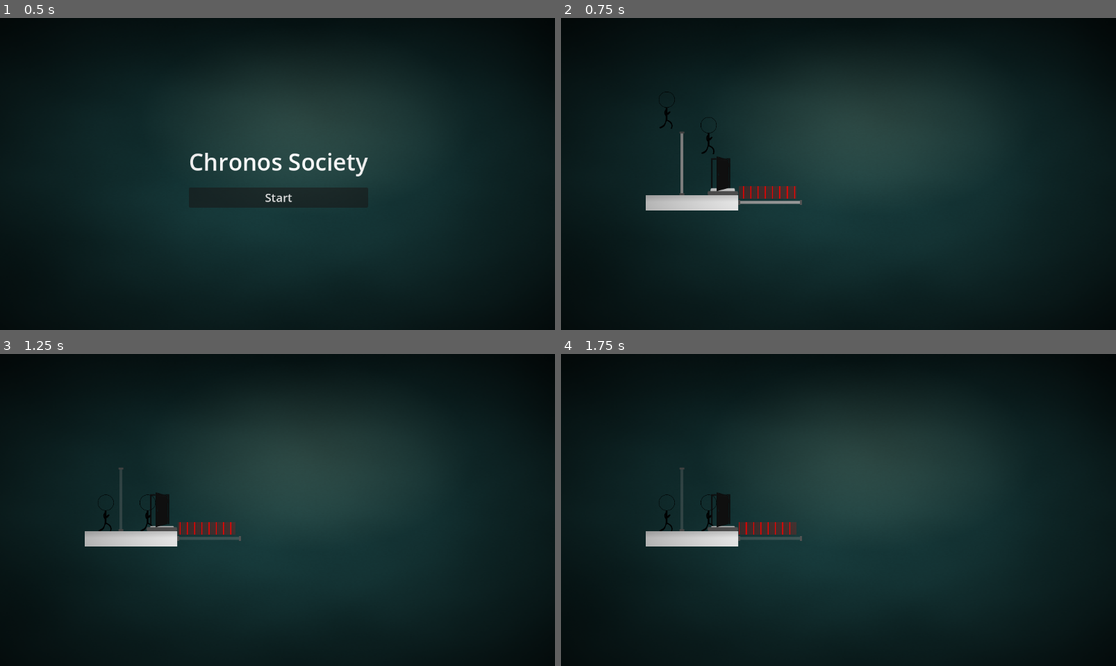
Above: before the commit, frames 1-4 (two rows, left to right).
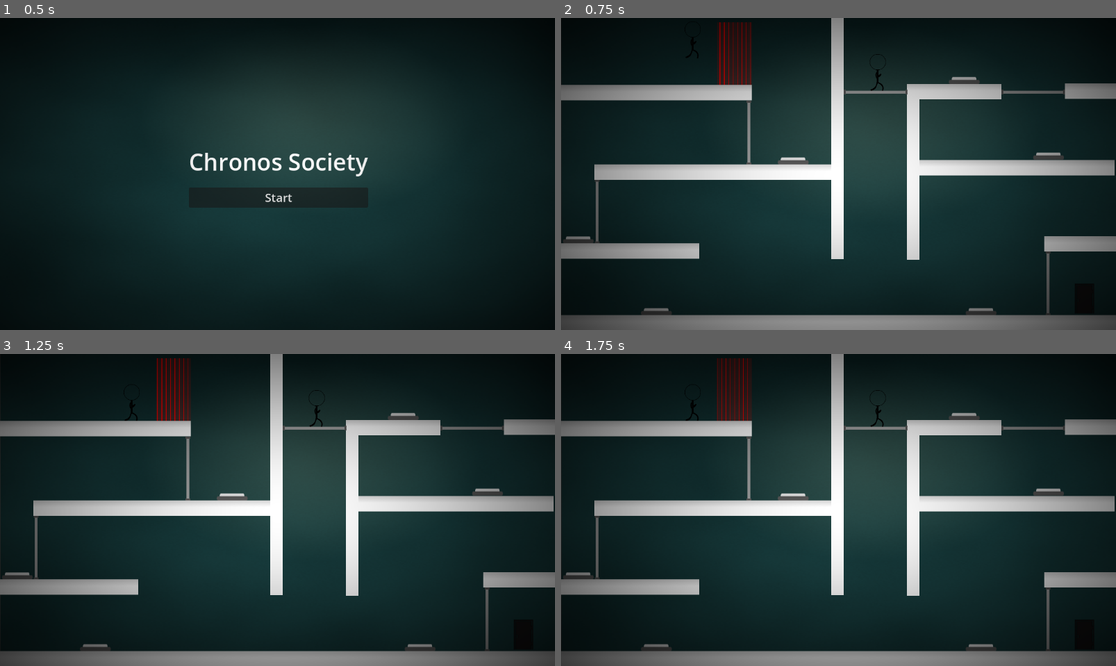
Above: after the commit, the same moments.

Repository: NahuelArrieta/ChronosSociety
Game: Godot game, scene res://ui/main_menu.tscn
The game is run twice, just before and just after one commit, with the same random seed, the same clock (stepped at 60 frames per second) and the same inputs.
Inputs:
- Up to frame 1 (0.5 s): no input
- Up to frame 2 (0.75 s): click "Start" at 0.5 s
- Up to frame 3 (1.25 s): no input
- Up to frame 4 (1.75 s): tap Space (REVERT_P1) at 1.35 s

Frame 1 is identical in both runs. In frame 2, 21% of the frame differs, in the area x 0-100%, y 0-100%; in frame 3, 21%; in frame 4, 21%.

Commit message:
Level (#12)
* fix kill zone

* add level logic

* fix button

* finish level

* finish level

Diff:
--- a/entities/enviroment/button/button.gd
+++ b/entities/enviroment/button/button.gd
@@ -18,6 +18,7 @@
 		set_active(false)
 
 func set_active(value: bool):
+	Global.buttonChanged.emit(groupId, value)
 	if active == value:
 		return
 
@@ -30,4 +31,3 @@
 		$PressedSound.play()
 	else:
 		$Animation.play("unpresed")
-	Global.buttonChanged.emit(groupId, active)
--- a/entities/enviroment/killzone/killzone.gd
+++ b/entities/enviroment/killzone/killzone.gd
@@ -1,4 +1,11 @@
 extends Area2D
+
+@export var groupId: int
+@export var default: bool = true
+
+func _ready() -> void:
+	setStatus(default)
+	Global.buttonChanged.connect(on_button_changed)
 
 # This function is automatically called when a body enters the Area2D.
 func _on_Area2D_body_entered(body):
@@ -13,3 +20,15 @@
 		$Audio.stop()
 		get_tree().reload_current_scene()
 		pass
+
+func on_button_changed(button_id: int, is_active: bool) -> void:
+	# Check if the signal's ID matches this door's ID.
+	if button_id == groupId:
+		if is_active:  ## inversal
+			setStatus(!default)
+		else:
+			setStatus(default)
+
+func setStatus(value: bool):
+	$CollisionShape2D.set_deferred("disabled", !value)
+	$CollisionShape2D.visible = value
--- a/entities/enviroment/platform/platform.tscn
+++ b/entities/enviroment/platform/platform.tscn
@@ -3,7 +3,7 @@
 [ext_resource type="Texture2D" uid="uid://b82a1js512dd7" path="res://visual/platform/platform.png" id="1_yecdb"]
 
 [sub_resource type="RectangleShape2D" id="RectangleShape2D_vmhxp"]
-size = Vector2(63, 63)
+size = Vector2(64, 64)
 
 [node name="Platform" type="StaticBody2D"]
 
--- /dev/null
+++ b/entities/enviroment/wall/wall.tscn
@@ -0,0 +1,17 @@
+[gd_scene load_steps=2 format=3 uid="uid://dbgi5s25shso6"]
+
+[sub_resource type="RectangleShape2D" id="RectangleShape2D_0cgbg"]
+size = Vector2(64, 64)
+
+[node name="Wall" type="StaticBody2D"]
+
+[node name="Sprite2D" type="ColorRect" parent="."]
+offset_left = -16.0
+offset_top = -16.0
+offset_right = 112.0
+offset_bottom = 112.0
+scale = Vector2(0.25, 0.25)
+
+[node name="CollisionShape2D" type="CollisionShape2D" parent="."]
+scale = Vector2(0.5, 0.5)
+shape = SubResource("RectangleShape2D_0cgbg")
--- a/entities/enviroment/winning_door.gd
+++ b/entities/enviroment/winning_door.gd
@@ -6,6 +6,7 @@
 var players_in_area: int = 0
 
 func _ready():
+	$Sprite.play("closed")
 	body_entered.connect(_on_body_entered)
 	body_exited.connect(_on_body_exited)
 
--- a/entities/enviroment/winning_door.tscn
+++ b/entities/enviroment/winning_door.tscn
@@ -42,4 +42,4 @@
 
 [node name="Sprite" type="AnimatedSprite2D" parent="."]
 sprite_frames = SubResource("SpriteFrames_u6fws")
-animation = &"open"
+animation = &"closed"
--- a/levels/background/background.gdshader
+++ b/levels/background/background.gdshader
@@ -1,6 +1,6 @@
 shader_type canvas_item;
 
-uniform float vignette_intensity = 0.05;
+uniform float vignette_intensity = 0.01;
 uniform float vignette_roundness = 1.0;
 uniform vec2 vignette_center = vec2(0.5, 0.35);
 
--- a/levels/level.tscn
+++ b/levels/level.tscn
@@ -1,8 +1,9 @@
-[gd_scene load_steps=13 format=3 uid="uid://c7ejpm0cgaqea"]
+[gd_scene load_steps=14 format=3 uid="uid://c7ejpm0cgaqea"]
 
 [ext_resource type="PackedScene" uid="uid://bg8oq3w6fk3j3" path="res://entities/player/player.tscn" id="1_80vhd"]
 [ext_resource type="PackedScene" uid="uid://bn4dscbsrik6o" path="res://entities/enviroment/platform/platform.tscn" id="2_hjsbj"]
 [ext_resource type="PackedScene" uid="uid://d3qbem7373n6k" path="res://entities/enviroment/button/button.tscn" id="4_5mrsh"]
+[ext_resource type="PackedScene" uid="uid://dbgi5s25shso6" path="res://entities/enviroment/wall/wall.tscn" id="4_mxp4k"]
 [ext_resource type="PackedScene" uid="uid://b66i5kor3udi4" path="res://entities/enviroment/door/door.tscn" id="5_safpt"]
 [ext_resource type="PackedScene" uid="uid://mhlh1xmx4dds" path="res://levels/background/background.tscn" id="6_gjl0y"]
 [ext_resource type="AudioStream" uid="uid://ystflh4nvpky" path="res://music/background_music.ogg" id="7_vnv7o"]
@@ -16,43 +17,138 @@
 [node name="Node2D" type="Node2D"]
 
 [node name="Background" parent="." instance=ExtResource("6_gjl0y")]
+position = Vector2(1, 0)
+scale = Vector2(1.01048, 1.04758)
 
 [node name="Player1" parent="." instance=ExtResource("1_80vhd")]
-position = Vector2(220, 187)
+position = Vector2(274, 41)
+
+[node name="Player2" parent="." instance=ExtResource("1_80vhd")]
+position = Vector2(658, 109)
+player_number = 2
 
 [node name="Platforms" type="Node" parent="."]
 
 [node name="Platform" parent="Platforms" instance=ExtResource("2_hjsbj")]
-position = Vector2(224, 384)
+position = Vector2(182, 155)
+scale = Vector2(13.3622, 1)
 
-[node name="Platform2" parent="Platforms" instance=ExtResource("2_hjsbj")]
-position = Vector2(192, 384)
+[node name="Platform9" parent="Platforms" instance=ExtResource("2_hjsbj")]
+position = Vector2(1144, 152)
+scale = Vector2(6.1016, 1)
 
 [node name="Platform3" parent="Platforms" instance=ExtResource("2_hjsbj")]
-position = Vector2(256, 384)
+position = Vector2(318, 320)
+scale = Vector2(15.5622, 1)
 
 [node name="Platform4" parent="Platforms" instance=ExtResource("2_hjsbj")]
-position = Vector2(320, 384)
+position = Vector2(138, 484)
+scale = Vector2(9.32222, 1)
 
 [node name="Platform5" parent="Platforms" instance=ExtResource("2_hjsbj")]
-position = Vector2(288, 384)
+position = Vector2(946, 311)
+scale = Vector2(12.6822, 1)
 
-[node name="Player2" parent="." instance=ExtResource("1_80vhd")]
-position = Vector2(307, 240)
-player_number = 2
+[node name="Platform10" parent="Platforms" instance=ExtResource("2_hjsbj")]
+position = Vector2(1121, 469)
+scale = Vector2(7.40223, 1)
 
-[node name="Button" parent="." instance=ExtResource("4_5mrsh")]
-position = Vector2(336, 359)
+[node name="Platform7" parent="Platforms" instance=ExtResource("2_hjsbj")]
+position = Vector2(586, 633)
+scale = Vector2(37.5222, 1)
 
-[node name="Door" parent="." instance=ExtResource("5_safpt")]
-position = Vector2(251, 302)
+[node name="Platform8" parent="Platforms" instance=ExtResource("2_hjsbj")]
+position = Vector2(579, -18)
+scale = Vector2(37.5222, 1)
 
-[node name="Door2" parent="." instance=ExtResource("5_safpt")]
-position = Vector2(434, 383)
+[node name="Wall" parent="Platforms" instance=ExtResource("4_mxp4k")]
+position = Vector2(-17, 297)
+scale = Vector2(1, 20.6)
+
+[node name="Wall2" parent="Platforms" instance=ExtResource("4_mxp4k")]
+position = Vector2(1169, 301)
+scale = Vector2(1, 20.6)
+
+[node name="Wall3" parent="Platforms" instance=ExtResource("4_mxp4k")]
+position = Vector2(574, 234)
+scale = Vector2(0.787815, 16.6924)
+
+[node name="Wall4" parent="Platforms" instance=ExtResource("4_mxp4k")]
+position = Vector2(731, 321)
+scale = Vector2(0.787815, 11.2924)
+
+[node name="Platform6" parent="Platforms" instance=ExtResource("2_hjsbj")]
+position = Vector2(816, 153)
+scale = Vector2(6.1016, 1)
+
+[node name="Enviroment" type="Node" parent="."]
+
+[node name="Killzone 1" type="Node" parent="Enviroment"]
+
+[node name="Button" parent="Enviroment/Killzone 1" instance=ExtResource("4_5mrsh")]
+position = Vector2(837, 128)
+
+[node name="Killzone" parent="Enviroment/Killzone 1" instance=ExtResource("12_hy0rb")]
+position = Vector2(360, 79)
+scale = Vector2(3, 5)
+
+[node name="Door 1" type="Node" parent="Enviroment"]
+
+[node name="Button" parent="Enviroment/Door 1" instance=ExtResource("4_5mrsh")]
+position = Vector2(1012, 285)
+groupId = 1
+
+[node name="Door2" parent="Enviroment/Door 1" instance=ExtResource("5_safpt")]
+position = Vector2(390, 238)
+groupId = 1
+
+[node name="Door 2" type="Node" parent="Enviroment"]
+
+[node name="Door" parent="Enviroment/Door 2" instance=ExtResource("5_safpt")]
+position = Vector2(980, 154)
 rotation = 1.5708
+groupId = 2
 
-[node name="Platform" parent="." instance=ExtResource("2_hjsbj")]
-position = Vector2(352, 384)
+[node name="Button" parent="Enviroment/Door 2" instance=ExtResource("4_5mrsh")]
+position = Vector2(482, 295)
+groupId = 2
+
+[node name="Door 3" type="Node" parent="Enviroment"]
+
+[node name="Button2" parent="Enviroment/Door 3" instance=ExtResource("4_5mrsh")]
+position = Vector2(36, 459)
+groupId = 3
+
+[node name="Killzone2" parent="Enviroment/Door 3" instance=ExtResource("12_hy0rb")]
+position = Vector2(653, 454)
+scale = Vector2(5.44, 4.04)
+groupId = 3
+default = false
+
+[node name="Door2" parent="Enviroment/Door 3" instance=ExtResource("5_safpt")]
+position = Vector2(653, 154)
+rotation = 1.5708
+groupId = 3
+
+[node name="Door 4" type="Node" parent="Enviroment"]
+
+[node name="Button3" parent="Enviroment/Door 4" instance=ExtResource("4_5mrsh")]
+position = Vector2(198, 608)
+groupId = 4
+
+[node name="Door3" parent="Enviroment/Door 4" instance=ExtResource("5_safpt")]
+position = Vector2(75, 402)
+groupId = 4
+
+[node name="Door 5" type="Node" parent="Enviroment"]
+
+[node name="Button3" parent="Enviroment/Door 5" instance=ExtResource("4_5mrsh")]
+position = Vector2(872, 608)
+groupId = 5
+
+[node name="Door3" parent="Enviroment/Door 5" instance=ExtResource("5_safpt")]
+position = Vector2(1011, 551)
+groupId = 5
 
 [node name="AudioStreamPlayer2D" type="AudioStreamPlayer2D" parent="."]
 stream = ExtResource("7_vnv7o")
@@ -67,12 +163,8 @@
 [node name="TimeTravelController" parent="." instance=ExtResource("9_ukwr8")]
 
 [node name="WinningDoor" parent="." instance=ExtResource("10_ukwr8")]
-position = Vector2(333, 323)
+position = Vector2(1085, 583)
 scale = Vector2(0.5, 0.5)
 
 [node name="SceneContoller" type="Node" parent="."]
 script = ExtResource("11_pb8y7")
-
-[node name="Killzone" parent="." instance=ExtResource("12_hy0rb")]
-position = Vector2(429, 363)
-scale = Vector2(5, 1)
